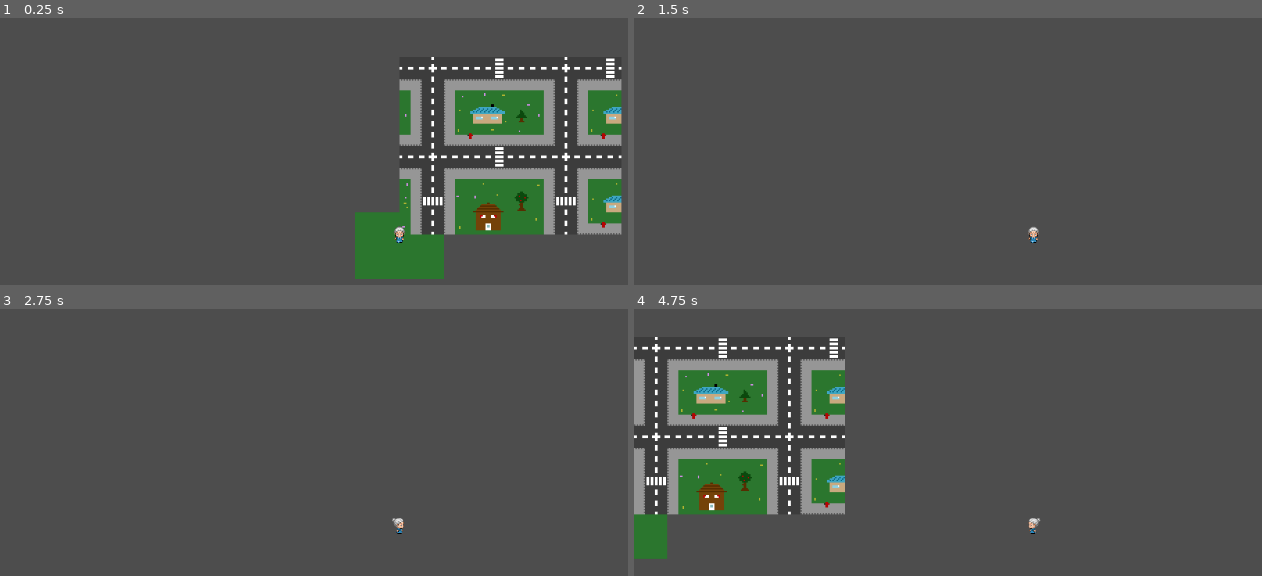
Above: before the commit, frames 1-4 (two rows, left to right).
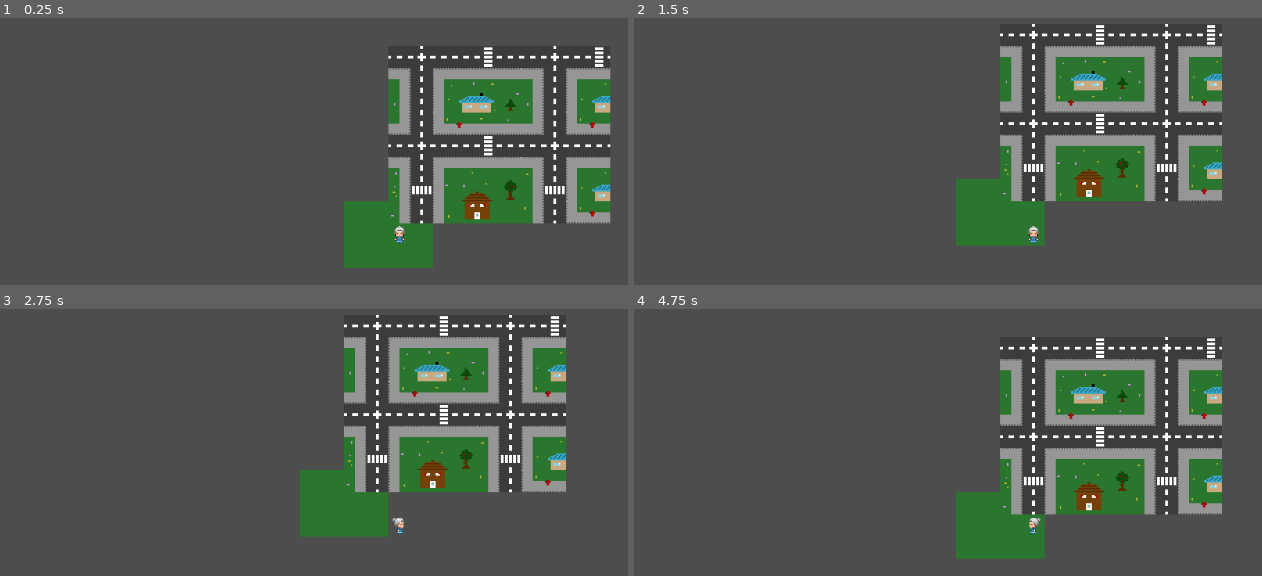
Above: after the commit, the same moments.

Repository: chrismeunier/EpicGameJam11
Game: Godot game, scene res://TileMap/world.tscn
Two runs of this game, one before a commit and one after it. Both use one fixed random seed, a clock stepped at 60 frames per second and the inputs below.
Inputs:
- Up to frame 1 (0.25 s): no input
- Up to frame 2 (1.5 s): tap Enter at 0.5 s; hold D (Right) 0.53-1.28 s; hold S (Down) from 1.28 s (still down)
- Up to frame 3 (2.75 s): tap Space at 2 s; release S (Down) at 2.03 s; hold D (Right) from 2.03 s (still down)
- Up to frame 4 (4.75 s): tap Enter at 2.75, 4.25 s; release D (Right) at 2.78 s; hold W (Up) 2.78-3.53 s; tap Space at 3.5 s; hold A (Left) from 3.53 s (still down)

The runs differ from the first frame. In frame 1, 18% of the frame differs, in the area x 54-100%, y 10-98%; in frame 2, 18%; in frame 3, 18%; in frame 4, 33%, in the area x 0-94%, y 10-94%.

Commit message:
Miss understanding moving by tiles

Diff:
--- a/characters/player.gd
+++ b/characters/player.gd
@@ -2,7 +2,7 @@
 
 var tilemap: TileMapLayer
 @onready var anim = $AnimatedSprite2D
-var lastDirection
+var lastDirection = Vector2.ZERO
 
 # Called when the node enters the scene tree for the first time.
 func _ready() -> void:
@@ -10,14 +10,16 @@
 
 # Called every frame. 'delta' is the elapsed time since the previous frame.
 func _process(delta: float) -> void:
-	if (Input.is_action_pressed("Down")):
+	if (Input.is_action_just_pressed("Down")):
 		move(Vector2.DOWN)
-	elif (Input.is_action_pressed("Up")):
+	elif (Input.is_action_just_pressed("Up")):
 		move(Vector2.UP)
-	elif (Input.is_action_pressed("Right")):
+	elif (Input.is_action_just_pressed("Right")):
 		move(Vector2.RIGHT)
-	elif (Input.is_action_pressed("Left")):
+	elif (Input.is_action_just_pressed("Left")):
 		move(Vector2.LEFT)
+	else:
+		move(Vector2.ZERO)
 
 func set_tilemap(tmap: TileMapLayer):
 	tilemap = tmap
@@ -28,10 +30,9 @@
 		currentTile.x + direction.x,
 		currentTile.y + direction.y,
 	)
-	print(targetTile)
-	lastDirection = direction
 	animate_player(direction)
 	global_position = tilemap.map_to_local(targetTile)
+	lastDirection = direction
 
 func animate_player(direction: Vector2) -> void:
 	if (direction == Vector2.DOWN):
@@ -47,10 +48,10 @@
 
 func handle_idle() -> void:
 	if (lastDirection == Vector2.DOWN):
-		anim.play("move_down")
+		anim.play("idle_down")
 	elif (lastDirection == Vector2.LEFT):
-		anim.play("move_left")
+		anim.play("idle_left")
 	elif (lastDirection == Vector2.RIGHT):
-		anim.play("move_right")
+		anim.play("idle_right")
 	elif (lastDirection == Vector2.UP):
-		anim.play("move_up")
+		anim.play("idle_up")
--- a/characters/player.tscn
+++ b/characters/player.tscn
@@ -136,6 +136,6 @@
 [node name="AnimatedSprite2D" type="AnimatedSprite2D" parent="."]
 scale = Vector2(0.5, 0.5)
 sprite_frames = SubResource("SpriteFrames_q605b")
-animation = &"move_down"
+animation = &"idle_down"
 
 [node name="Camera2D" type="Camera2D" parent="AnimatedSprite2D"]
